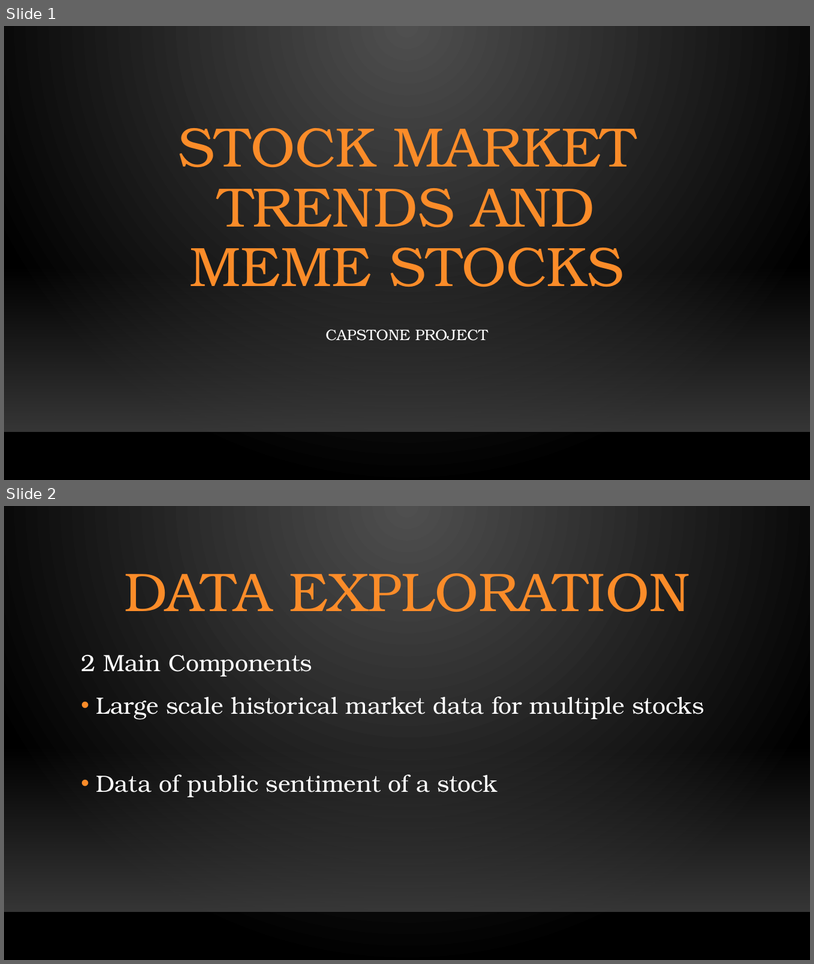
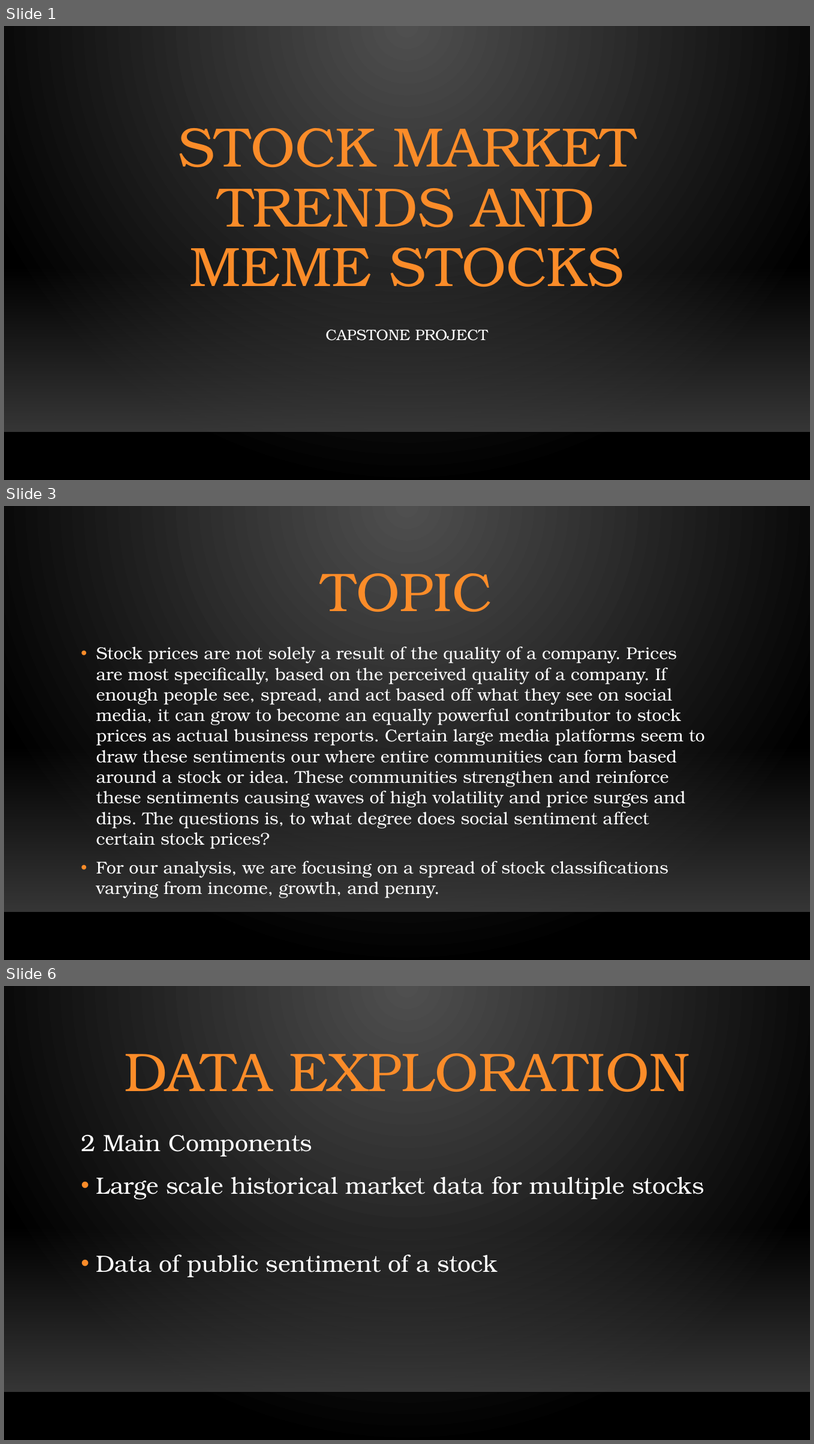
Before and after one commit to LukeMotley/Capstone_Project, a slide deck: Capstone_Presentation.pptx. Shown one above the other, each under a label of ours: slides 1 and 2 before the commit, slides 1, 3 and 6 after it; the slides between them are not shown. The pictures are 814x964 and 814x1444 pixels, drawn with LibreOffice and Linux fonts; fonts in the diff are those of the drawing; background and template pictures are left out. Boxes give left, top, right and bottom in pixels: in the first picture for what was removed or moved away, otherwise in the second. Text is boxed around its words. In the diff, an @@ line names an element or a change of style, - is before the commit and + after.

```diff
--- a/Capstone_Presentation.pptx
+++ b/Capstone_Presentation.pptx
@@ slide 3 added at [4, 506, 810, 960], background gradient #505050 to #000000; not listed: 2 template elements that a slide beside it also shows @@
@@ title added at [322, 573, 492, 612], 64.8 pt, text #FB8C29 @@
+TOPIC
@@ text added at [96, 646, 705, 898], 20.4 pt, text #FFFFFF @@
+• Stock prices are not solely a result of the quality of a company. Prices are most specifically, based on the perceived quality of a company. If enough people see, spread, and act based off what they see on social media, it can grow to become an equally powerful contributor to stock prices as actual business reports. Certain large media platforms seem to draw these sentiments our where entire communities can form based around a stock or idea. These communities strengthen and reinforce these sentiments causing waves of high volatility and price surges and dips. The questions is, to what degree does social sentiment affect certain stock prices?
+• For our analysis, we are focusing on a spread of stock classifications varying from income, growth, and penny.
@@ what was slide 2 is now slide 6 @@
```
Also in this commit, not shown: 8 other slides added, 1 slide removed.
